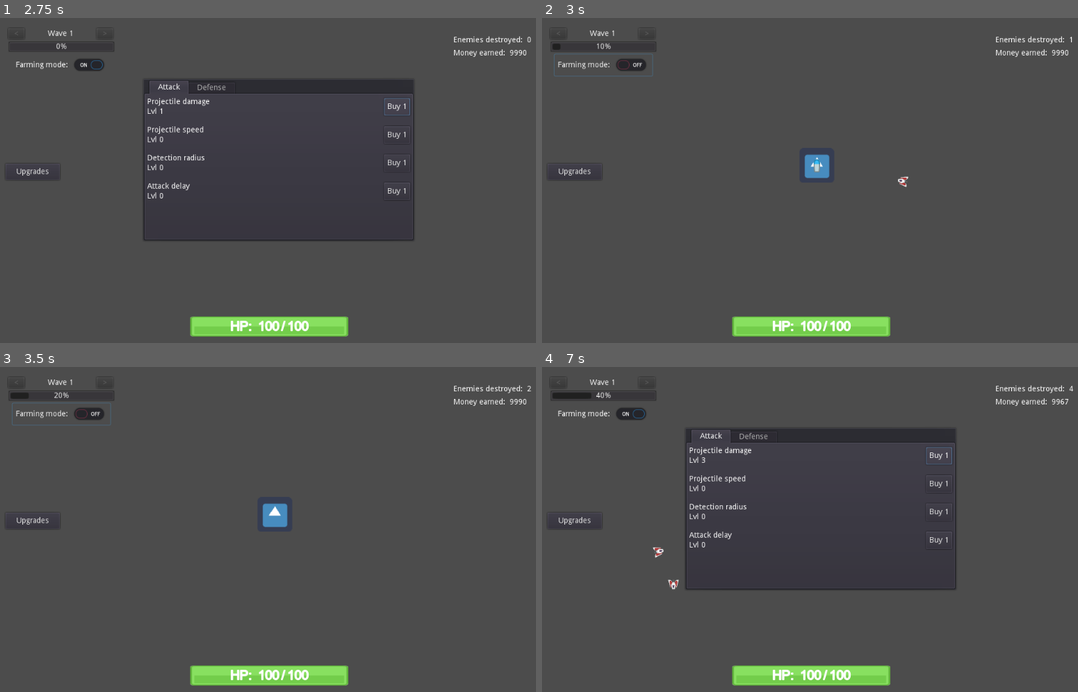
Above: before the commit, frames 1-4 (two rows, left to right).
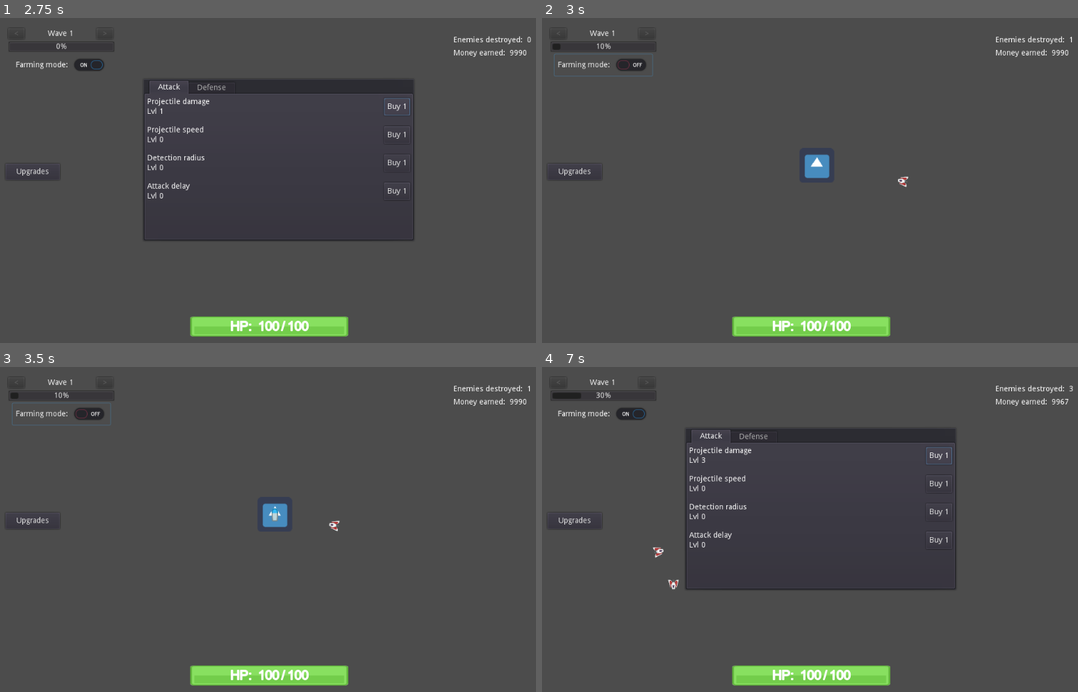
Above: after the commit, the same moments.

Repository: deniauma/UltimateDefenseIdle
Game: Godot game, scene res://Scenes/Main.tscn
The game is run twice, just before and just after one commit, with the same random seed, the same clock (stepped at 60 frames per second) and the same inputs. The engine's default icon, where the game draws it, is replaced by a stand-in: a white triangle on a blue panel in a dark square.
Inputs:
- Up to frame 1 (2.75 s): click "Farming mode:" at 0.5 s; click "Upgrades" at 1.25 s; click "Buy 1" at 2 s
- Up to frame 2 (3 s): click "Farming mode:" at 2.75 s
- Up to frame 3 (3.5 s): no input
- Up to frame 4 (7 s): click "Upgrades" at 3.5 s; click "Buy 1" at 4.25 s; click "Farming mode:" at 5 s; click "Upgrades" at 5.75 s; click "Buy 1" at 6.5 s

Frame 1 is identical in both runs. In frame 2, less than 0.1% of the frame differs, in the area x 50-52%, y 43-48%; in frame 3, 0.1%, in the area x 3-100%, y 5-51%; in frame 4, less than 0.1%.

Commit message:
Attack upgrades added

Diff:
--- a/Scripts/GameState.gd
+++ b/Scripts/GameState.gd
@@ -9,7 +9,7 @@
 var player_proj_dmg = 5
 var player_proj_speed = 500
 var player_radius = 200
-var player_attack_delay = 1
+var player_attack_delay: float = 1
 var enemy_base_hp = 5
 var enemy_base_damage = 1
 var enemy_base_speed = 50
@@ -18,7 +18,7 @@
 var upg_proj_dmg = Upgrade.new("Projectile damage", 5, 10, 1)
 var upg_proj_speed = Upgrade.new("Projectile speed", 400, 10, 1)
 var upg_detect_radius = Upgrade.new("Detection radius", 200, 10, 1)
-var upg_attack_delay = Upgrade.new("Attack delay", 1, 15, -0.1)
+var upg_attack_delay = Upgrade.new("Attack delay", 1, 15, -0.01)
 
 func get_wave_hp(wave):
 	return floor(enemy_base_hp * pow(1.10, wave))
--- a/Scripts/Player.gd
+++ b/Scripts/Player.gd
@@ -12,6 +12,7 @@
 
 func _physics_process(delta):
 	$AreaDetection/AreaRadius.shape.radius = GameState.player_radius
+	$AttackDelay.wait_time = GameState.player_attack_delay
 
 func on_enemy_detected(body):
 	detected_enemies.append(body.get_path())
--- a/Scripts/Upgrade.gd
+++ b/Scripts/Upgrade.gd
@@ -1,13 +1,13 @@
 class_name Upgrade
 
 var name: String
-var base_value: int
+var base_value: float
 var base_price: int
-var value_per_level: int
+var value_per_level: float
 var multiplier: float
 var level: int = 0
 
-func _init(name:String, baseValue: int, basePrice: int, vPerLvl: int, multiply: float = 1.10):
+func _init(name:String, baseValue: float, basePrice: int, vPerLvl: float, multiply: float = 1.10):
 	self.name = name
 	base_value = baseValue
 	base_price = basePrice
@@ -27,5 +27,6 @@
 		level += 1
 		GameState.update_player_stats()
 
-func get_current_total_value() -> int:
+func get_current_total_value():
+	#print(name + " , lv " + str(level) + " = " + str(base_value + level * value_per_level))
 	return base_value + level * value_per_level
--- a/Scripts/WaveControl.gd
+++ b/Scripts/WaveControl.gd
@@ -62,6 +62,8 @@
 	wave_progress.value = wave_size - wave_remaining
 	if GameState.current_wave < GameState.max_wave or wave_remaining == 0:
 		next_btn.disabled = false
+		if not farming:
+			on_next_wave_click()
 	else:
 		next_btn.disabled = true
 	prev_btn.disabled = (GameState.current_wave == 1)
